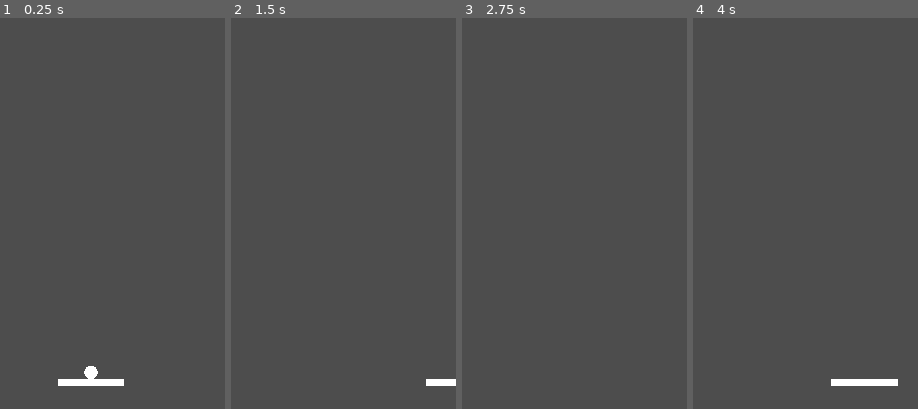
Above: before the commit, frames 1-4 (left to right).
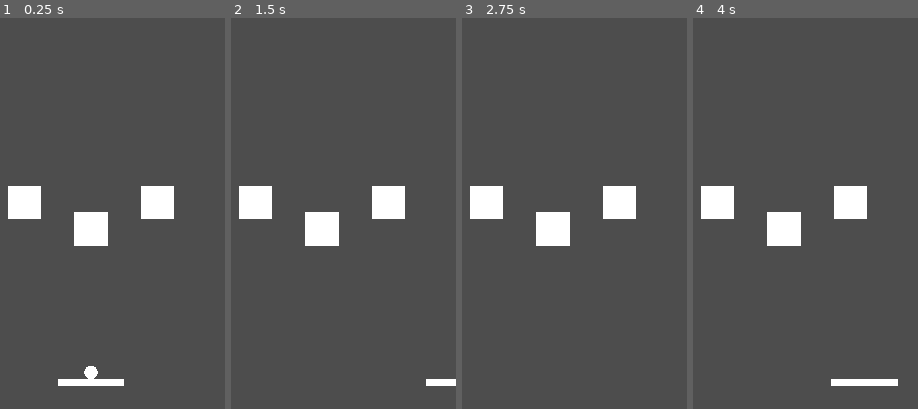
Above: after the commit, the same moments.

Repository: humding3r/20-games-breakout
Game: Godot game, scene res://stage.tscn
The game is run twice, just before and just after one commit, with the same random seed, the same clock (stepped at 60 frames per second) and the same inputs.
Inputs:
- Up to frame 1 (0.25 s): no input
- Up to frame 2 (1.5 s): tap Enter at 0.5 s; hold D (move_right) 0.53-1.28 s; hold Space (launch) 0.53-1.28 s; hold A (move_left) from 1.28 s (still down); tap Space (launch) at 1.35 s
- Up to frame 3 (2.75 s): release A (move_left) at 2.03 s; hold D (move_right) from 2.03 s (still down); hold Space (launch) from 2.03 s (still down)
- Up to frame 4 (4 s): release Space (launch) at 2.78 s; tap Space (launch) at 2.85 s; tap Enter at 3.5 s; release D (move_right) at 3.53 s; hold A (move_left) from 3.53 s (still down); hold Space (launch) from 3.53 s (still down)
The pictures show only the part of the screen within x 30-80%, y 50-100%; the shares and areas given below are measured in that part.

The runs differ from the first frame. In frame 1, 3.8% of the frame differs, in the area x 3-78%, y 42-59%; in frame 2, 3.8%; in frame 3, 3.8%; in frame 4, 3.8%.

Commit message:
Add breakable blocks

Diff:
--- a/ball.gd
+++ b/ball.gd
@@ -19,3 +19,7 @@
 	var collision_info: KinematicCollision2D = move_and_collide(Vector2.ZERO)
 	if collision_info:
 		linear_velocity = linear_velocity.bounce(collision_info.get_normal())
+
+func _on_body_entered(body: Node) -> void:
+	if body.has_method("destroy"):
+		body.destroy()
--- a/ball.tscn
+++ b/ball.tscn
@@ -11,9 +11,13 @@
 gravity_scale = 0.0
 sleeping = true
 freeze = true
+max_contacts_reported = 1
+contact_monitor = true
 script = ExtResource("1_oo52b")
 hitbox = NodePath("CollisionShape2D")
 
 [node name="CollisionShape2D" type="CollisionShape2D" parent="."]
 position = Vector2(0, -8)
 shape = SubResource("CircleShape2D_1bcjc")
+
+[connection signal="body_entered" from="." to="." method="_on_body_entered"]
--- /dev/null
+++ b/block.gd
@@ -0,0 +1,4 @@
+extends StaticBody2D
+
+func destroy() -> void:
+	queue_free()
--- /dev/null
+++ b/block.tscn
@@ -0,0 +1,16 @@
+[gd_scene load_steps=3 format=3 uid="uid://dfvn3sc4ab1gk"]
+
+[ext_resource type="Script" path="res://block.gd" id="1_grnno"]
+
+[sub_resource type="RectangleShape2D" id="RectangleShape2D_nv7x2"]
+
+[node name="Block" type="StaticBody2D"]
+scale = Vector2(2, 2)
+script = ExtResource("1_grnno")
+
+[node name="Polygon2D" type="Polygon2D" parent="."]
+scale = Vector2(1.23922, 1.23922)
+polygon = PackedVector2Array(-8, 8, 8, 8, 8, -8, -8, -8)
+
+[node name="CollisionShape2D" type="CollisionShape2D" parent="."]
+shape = SubResource("RectangleShape2D_nv7x2")
--- a/stage.tscn
+++ b/stage.tscn
@@ -1,7 +1,8 @@
-[gd_scene load_steps=4 format=3 uid="uid://b7d4wu4r7px0f"]
+[gd_scene load_steps=5 format=3 uid="uid://b7d4wu4r7px0f"]
 
 [ext_resource type="PackedScene" uid="uid://br778passatby" path="res://paddle.tscn" id="1_dah8a"]
 [ext_resource type="PackedScene" uid="uid://hy6qrg5jxu4l" path="res://ball.tscn" id="2_ybchx"]
+[ext_resource type="PackedScene" uid="uid://dfvn3sc4ab1gk" path="res://block.tscn" id="3_hyat7"]
 
 [sub_resource type="WorldBoundaryShape2D" id="WorldBoundaryShape2D_lmnuy"]
 
@@ -29,3 +30,12 @@
 position = Vector2(-272, 0)
 rotation = 1.5708
 shape = SubResource("WorldBoundaryShape2D_lmnuy")
+
+[node name="Block" parent="." instance=ExtResource("3_hyat7")]
+position = Vector2(0, 264)
+
+[node name="Block2" parent="." instance=ExtResource("3_hyat7")]
+position = Vector2(80, 232)
+
+[node name="Block3" parent="." instance=ExtResource("3_hyat7")]
+position = Vector2(-80, 232)
